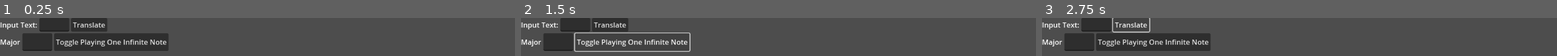
Above: before the commit, frames 1-3 (left to right).
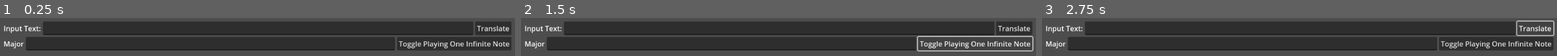
Above: after the commit, the same moments.

Repository: NBumgardner/text-to-music-gui-2015
Game: Godot game, scene res://scenes/TextToMusicGui.tscn
Two runs of this game, one before a commit and one after it. Both use one fixed random seed, a clock stepped at 60 frames per second and the inputs below.
Inputs:
- Up to frame 1 (0.25 s): no input
- Up to frame 2 (1.5 s): click "Translate" at 0.5 s; click "Toggle Playing One Infinite N…" at 1.25 s
- Up to frame 3 (2.75 s): click "Translate" at 2 s

The runs differ from the first frame. In frame 1, 56% of the frame differs, in the area x 0-100%, y 0-87%; in frame 2, 54%; in frame 3, 55%.

Commit message:
Pad and Horizontally Expand GUI

Diff:
--- a/v2-godot/scenes/ScaledSolfegePlayer.tscn
+++ b/v2-godot/scenes/ScaledSolfegePlayer.tscn
@@ -14,9 +14,11 @@
 script = ExtResource("1_cxax3")
 
 [node name="HBoxContainer" type="HBoxContainer" parent="."]
-layout_mode = 0
-offset_right = 40.0
-offset_bottom = 40.0
+layout_mode = 1
+anchors_preset = 10
+anchor_right = 1.0
+offset_bottom = 31.0
+grow_horizontal = 2
 
 [node name="ScaleName" type="Label" parent="HBoxContainer"]
 layout_mode = 2
@@ -24,6 +26,7 @@
 
 [node name="LineEdit" type="LineEdit" parent="HBoxContainer"]
 layout_mode = 2
+size_flags_horizontal = 3
 
 [node name="Button" type="Button" parent="HBoxContainer"]
 layout_mode = 2
--- a/v2-godot/scenes/TextToMusicGui.tscn
+++ b/v2-godot/scenes/TextToMusicGui.tscn
@@ -13,27 +13,38 @@
 grow_vertical = 2
 script = ExtResource("1_o4ijw")
 
-[node name="VBoxContainer" type="VBoxContainer" parent="."]
-layout_mode = 0
-offset_right = 40.0
-offset_bottom = 40.0
+[node name="MarginContainer" type="MarginContainer" parent="."]
+layout_mode = 1
+anchors_preset = 15
+anchor_right = 1.0
+anchor_bottom = 1.0
+grow_horizontal = 2
+grow_vertical = 2
+theme_override_constants/margin_left = 8
+theme_override_constants/margin_top = 8
+theme_override_constants/margin_right = 8
+theme_override_constants/margin_bottom = 8
 
-[node name="RowUserInput" type="HBoxContainer" parent="VBoxContainer"]
+[node name="VBoxContainer" type="VBoxContainer" parent="MarginContainer"]
 layout_mode = 2
 
-[node name="Label" type="Label" parent="VBoxContainer/RowUserInput"]
+[node name="RowUserInput" type="HBoxContainer" parent="MarginContainer/VBoxContainer"]
+layout_mode = 2
+
+[node name="Label" type="Label" parent="MarginContainer/VBoxContainer/RowUserInput"]
 layout_mode = 2
 text = "Input Text:"
 
-[node name="LineEdit" type="LineEdit" parent="VBoxContainer/RowUserInput"]
+[node name="LineEdit" type="LineEdit" parent="MarginContainer/VBoxContainer/RowUserInput"]
 layout_mode = 2
+size_flags_horizontal = 3
 
-[node name="Button" type="Button" parent="VBoxContainer/RowUserInput"]
+[node name="Button" type="Button" parent="MarginContainer/VBoxContainer/RowUserInput"]
 layout_mode = 2
 text = "Translate"
 
-[node name="ScaledSolfegePlayer" parent="VBoxContainer" instance=ExtResource("1_0qcx7")]
+[node name="ScaledSolfegePlayer" parent="MarginContainer/VBoxContainer" instance=ExtResource("1_0qcx7")]
 layout_mode = 2
 musical_scale = ExtResource("2_qhllm")
 
-[connection signal="pressed" from="VBoxContainer/RowUserInput/Button" to="." method="_on_button_pressed"]
+[connection signal="pressed" from="MarginContainer/VBoxContainer/RowUserInput/Button" to="." method="_on_button_pressed"]
--- a/v2-godot/scenes/text_to_music_gui.gd
+++ b/v2-godot/scenes/text_to_music_gui.gd
@@ -6,10 +6,10 @@
 
 var converter_methods = Convert.new()
 
-@onready var inputControlToTranslate = $VBoxContainer/RowUserInput/LineEdit
+@onready var inputControlToTranslate = $MarginContainer/VBoxContainer/RowUserInput/LineEdit
 
 # Get output rows excluding the first row of user input.
-@onready var playVars: Array = $VBoxContainer.get_children().slice(1)
+@onready var playVars: Array = $MarginContainer/VBoxContainer.get_children().slice(1)
 
 var _scaleInSolfege = [preload("../scales/major.tres")]
 
